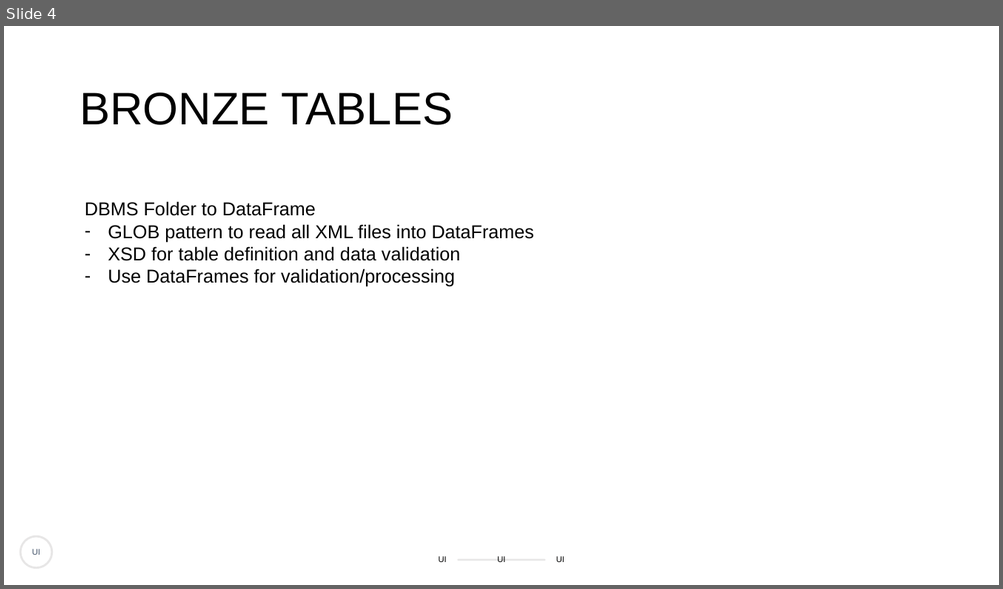
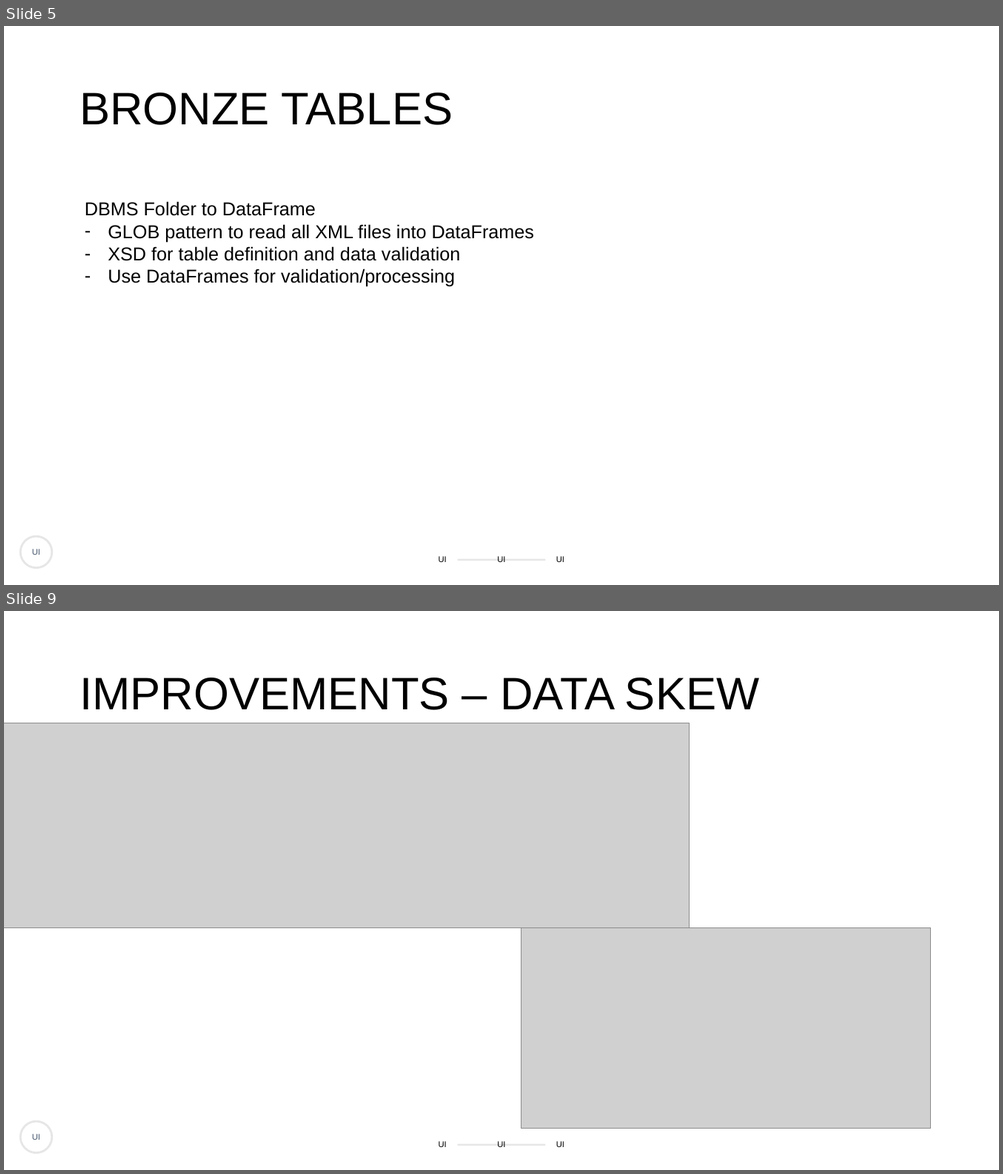
Before and after one commit to bartzwemmer/fedex, a slide deck: docs/Rijksmuseum_data.pptx. Shown one above the other, each under a label of ours: slide 4 before the commit, slides 5 and 9 after it; the slides between them are not shown. The pictures are 1003x589 and 1003x1174 pixels, drawn with LibreOffice and Linux fonts; fonts in the diff are those of the drawing; grey boxes stand for pictures. Boxes give left, top, right and bottom in pixels: in the first picture for what was removed or moved away, otherwise in the second. Text is boxed around its words. In the diff, an @@ line names an element or a change of style, - is before the commit and + after.

```diff
--- a/docs/Rijksmuseum_data.pptx
+++ b/docs/Rijksmuseum_data.pptx
@@ slide 9 added at [4,611,999,1170], background #FFFFFF @@
@@ title added at [79,678,759,710], 44 pt, text #000000 @@
+IMPROVEMENTS – DATA SKEW
@@ picture added at [4,723,689,928] @@
@@ picture added at [521,928,930,1129] @@
@@ what was slide 4 is now slide 5 @@
```
Also in this commit, not shown: 3 slides changed, 4 other slides added, 1 slide removed, 1 other file.
